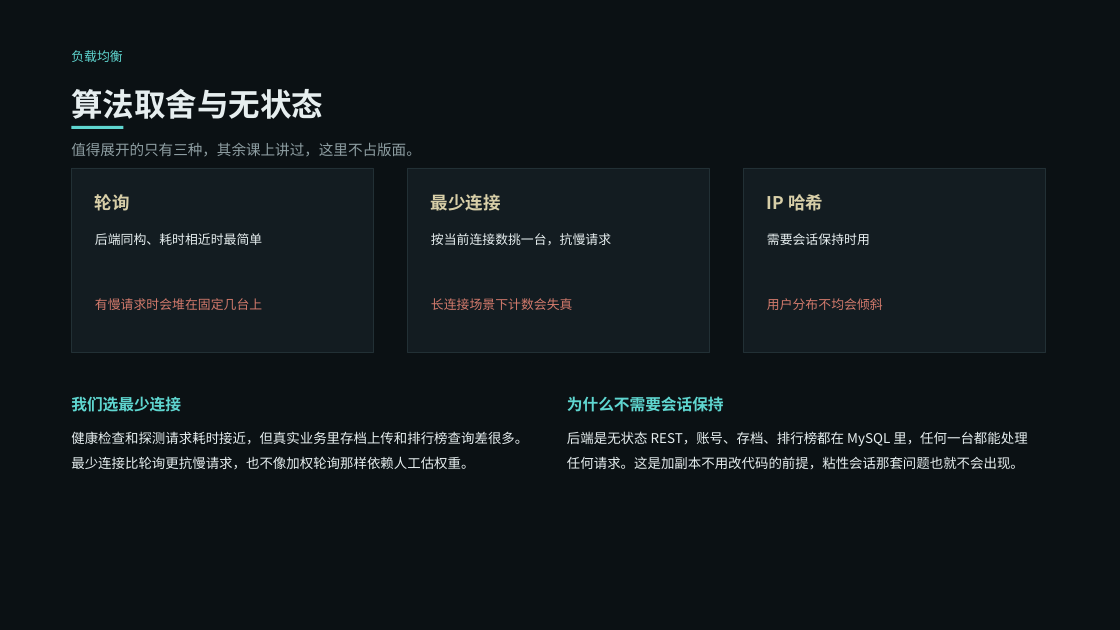
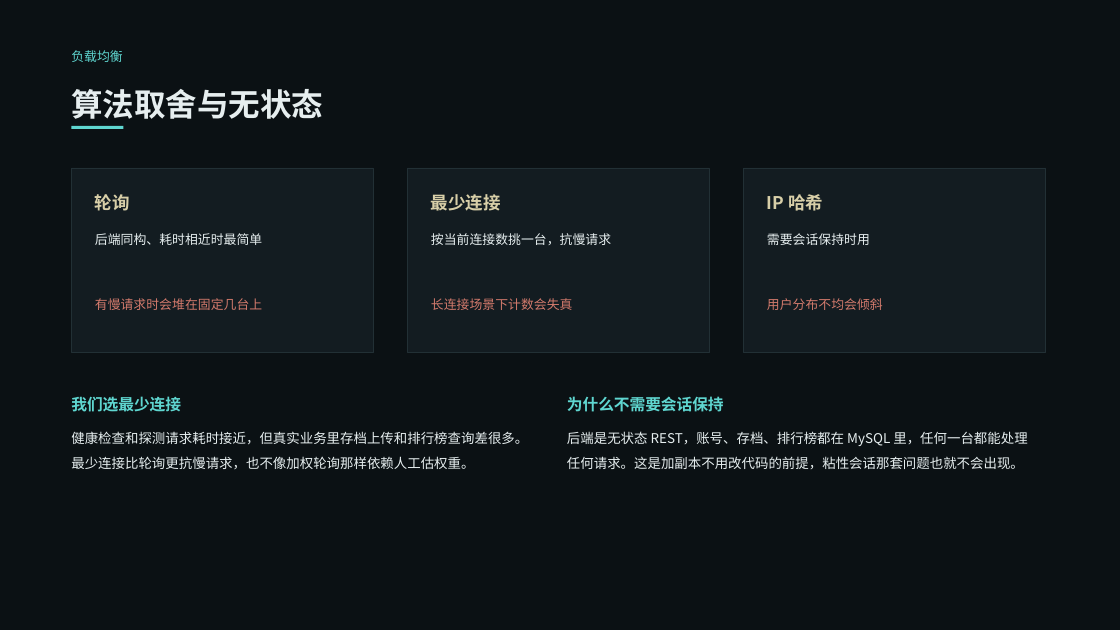
Before and after one commit to VesselPaper/symbiont, a slide deck: slide 14 of share/技术分享-应用代理与负载均衡.pptx. Drawn at 1120x630 pixels with LibreOffice and Linux fonts; fonts in the diff are those of the drawing. Boxes give left, top, right and bottom in pixels: in the first picture for what was removed or moved away, otherwise in the second. Text is boxed around its words. In the diff, an @@ line names an element or a change of style, - is before the commit and + after.

Commit message:
docs(share): 补删流式页那句验证方法，顺手收紧版面
上一版漏了一处跨行字符串没匹配上，这次删净；96MB 页正文上移，去掉中段的空档。

```diff
--- a/share/技术分享-应用代理与负载均衡.pptx
+++ b/share/技术分享-应用代理与负载均衡.pptx
@@ text removed at (71,143,420,156) @@
-值得展开的只有三种，其余课上讲过，这里不占版面。
```
Also in this commit, not shown: 14 other slides changed, 1 other file.
